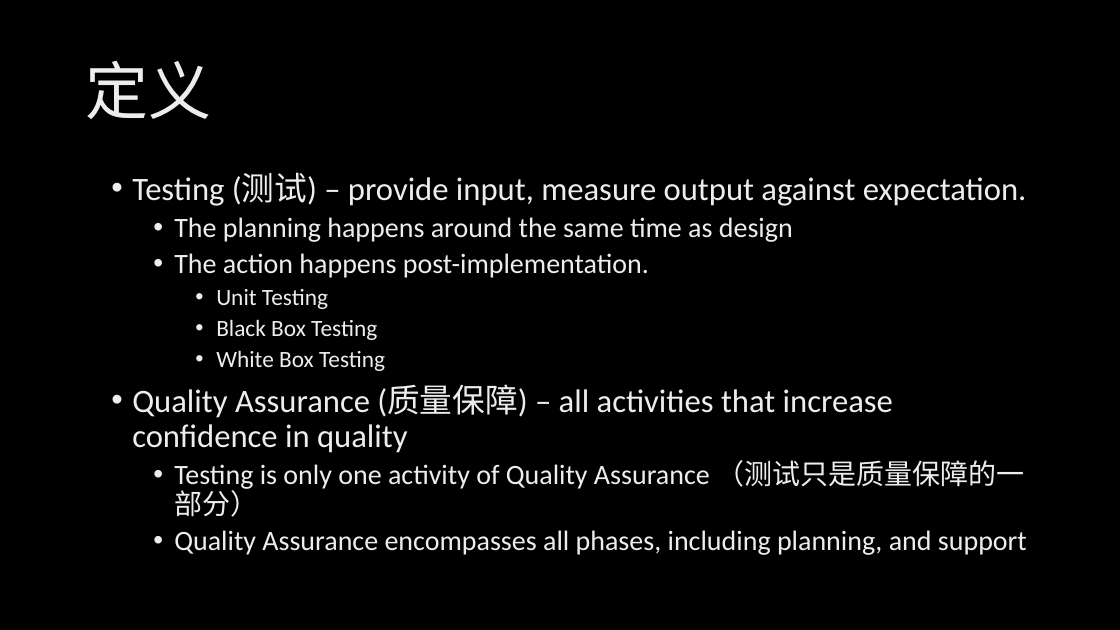
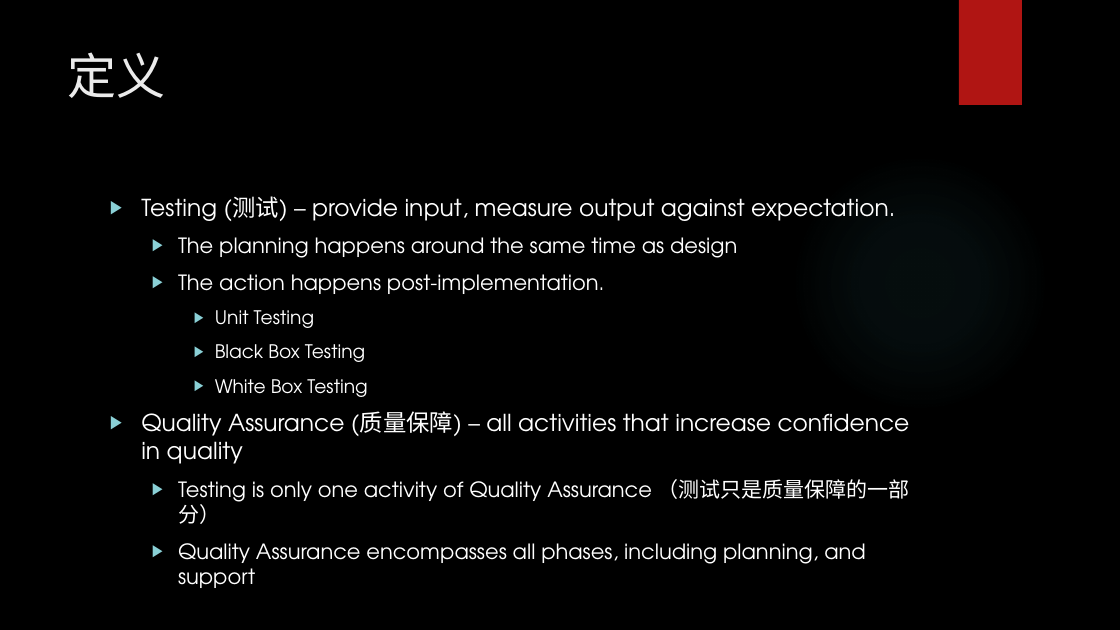
Before and after one commit to xinase/ASE, a slide deck: slide 2 of chapter13/ASE_13_Testing.pptx. Drawn at 1120x630 pixels with LibreOffice and Linux fonts; fonts in the diff are those of the drawing; background and template pictures are left out. Boxes give left, top, right and bottom in pixels: in the first picture for what was removed or moved away, otherwise in the second. Text is boxed around its words. In the diff, an @@ line names an element or a change of style, - is before the commit and + after.

```diff
--- a/chapter13/ASE_13_Testing.pptx
+++ b/chapter13/ASE_13_Testing.pptx
@@ rectangle added at <box>959,0,1022,105</box>, fill #B01513 @@
@@ title "定义": place and size @@
-title "定义" at <box>85,60,211,119</box>
+title "定义" at <box>68,52,166,98</box>
@@ title "定义" at <box>68,52,166,98</box>: size 54 to 42 pt, font Calibri to TeX Gyre Adventor, text colour gradient #BFBFBF to #EDEDED to #FFFFFF to #EBEBEB; line spacing 0.9 to 1; vertical alignment middle to top @@
@@ ellipse added at <box>791,154,1049,413</box>, fill gradient #50B9C1 @@
@@ text "Testing (测试) – provide input, ...": place and size @@
-text "Testing (测试) – provide input, ..." at <box>132,173,1027,555</box>
+text "Testing (测试) – provide input, ..." at <box>141,196,910,588</box>
@@ text "Testing (测试) – provide input, ..." at <box>141,196,910,588</box>: size 28 to 20 pt in "Testing (测试) – provide input, measure output ...", "Quality Assurance (质量保障) – all activities that ..."; font Calibri to TeX Gyre Adventor, text colour gradient #BFBFBF to #EDEDED to #FFFFFF to #FFFFFF; size 24 to 18 pt in "The planning happens around the same time ...", "The action happens post-implementation.", "Testing is only one activity of Quality ...", "Quality Assurance encompasses all phases, including planning ..."; size 20 to 16 pt in "Unit Testing", "Black Box Testing", "White Box Testing"; bullet • to ▶; line spacing 0.9 to 1; more space between paragraphs @@
```
Also in this commit, not shown: 43 other slides changed.
